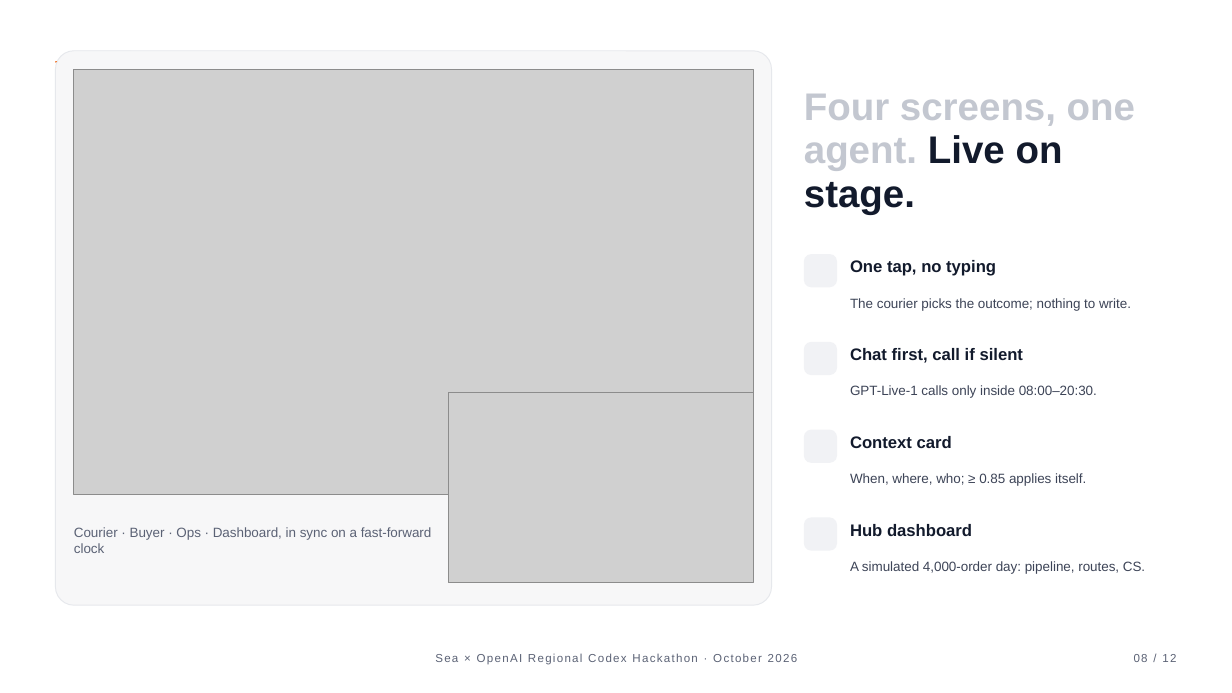
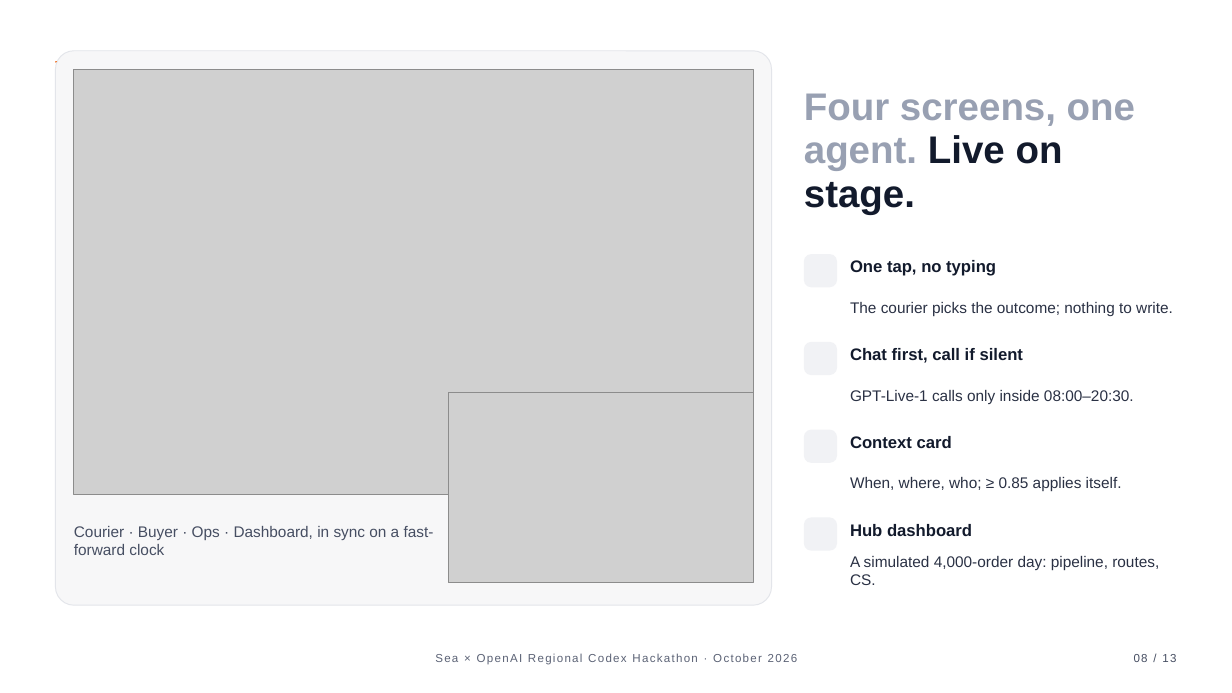
Before and after one commit to BennedictQuanTon/Alodi-Regional-Codex-Hackathon-2026, a slide deck: slide 8 of prep/01-pitch/Alodi-Pitch.pptx. Drawn at 1232x693 pixels with LibreOffice and Linux fonts; fonts in the diff are those of the drawing; grey boxes stand for pictures; background and template pictures are left out. Boxes give left, top, right and bottom in pixels: in the first picture for what was removed or moved away, otherwise in the second. Text is boxed around its words. In the diff, an @@ line names an element or a change of style, - is before the commit and + after.

Commit message:
deck: brand orange, stronger greys, larger body text, numbered references on a closing References slide

```diff
--- a/prep/01-pitch/Alodi-Pitch.pptx
+++ b/prep/01-pitch/Alodi-Pitch.pptx
@@ rounded rectangle at box(55, 51, 772, 605): outline #E6E8EC 0.75 pt to #E3E5EA 0.75 pt @@
@@ text "Four screens, one agent. Live ..." at box(804, 93, 1135, 215): text colour #C3C7D0 to #98A0B2 in "Four screens, one agent." @@
@@ text "Courier · Buyer · Ops ..." at box(74, 526, 434, 555): size 10.5 to 12 pt, text colour #5B6275 to #464E62 @@
@@ size 10.5 to 12 pt, text colour #3D4457 to #2A3144 in 4 elements at box(850, 302, 1173, 316), box(850, 390, 1134, 404), box(850, 477, 1122, 492), box(850, 556, 1159, 585) @@
@@ text at box(1134, 654, 1176, 662): text changed; text colour #5B6275 to #464E62 @@
-08 / 12
+08 / 13
```
Also in this commit, not shown: 11 other slides changed, 1 slide added, 2 other files.
